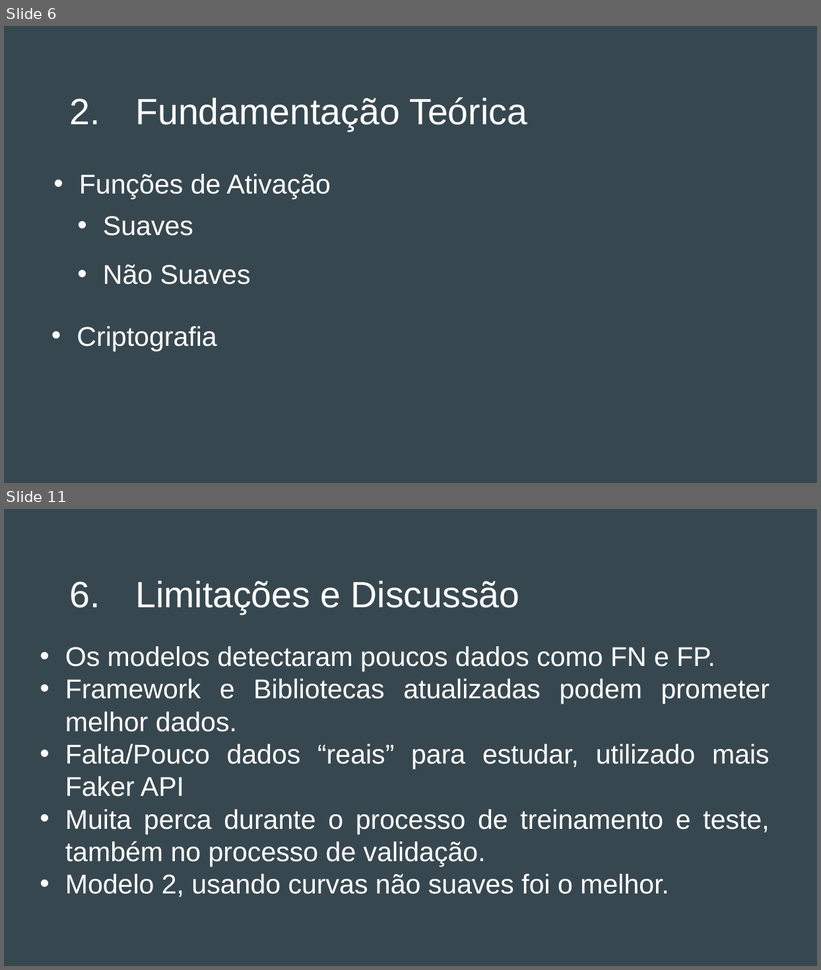
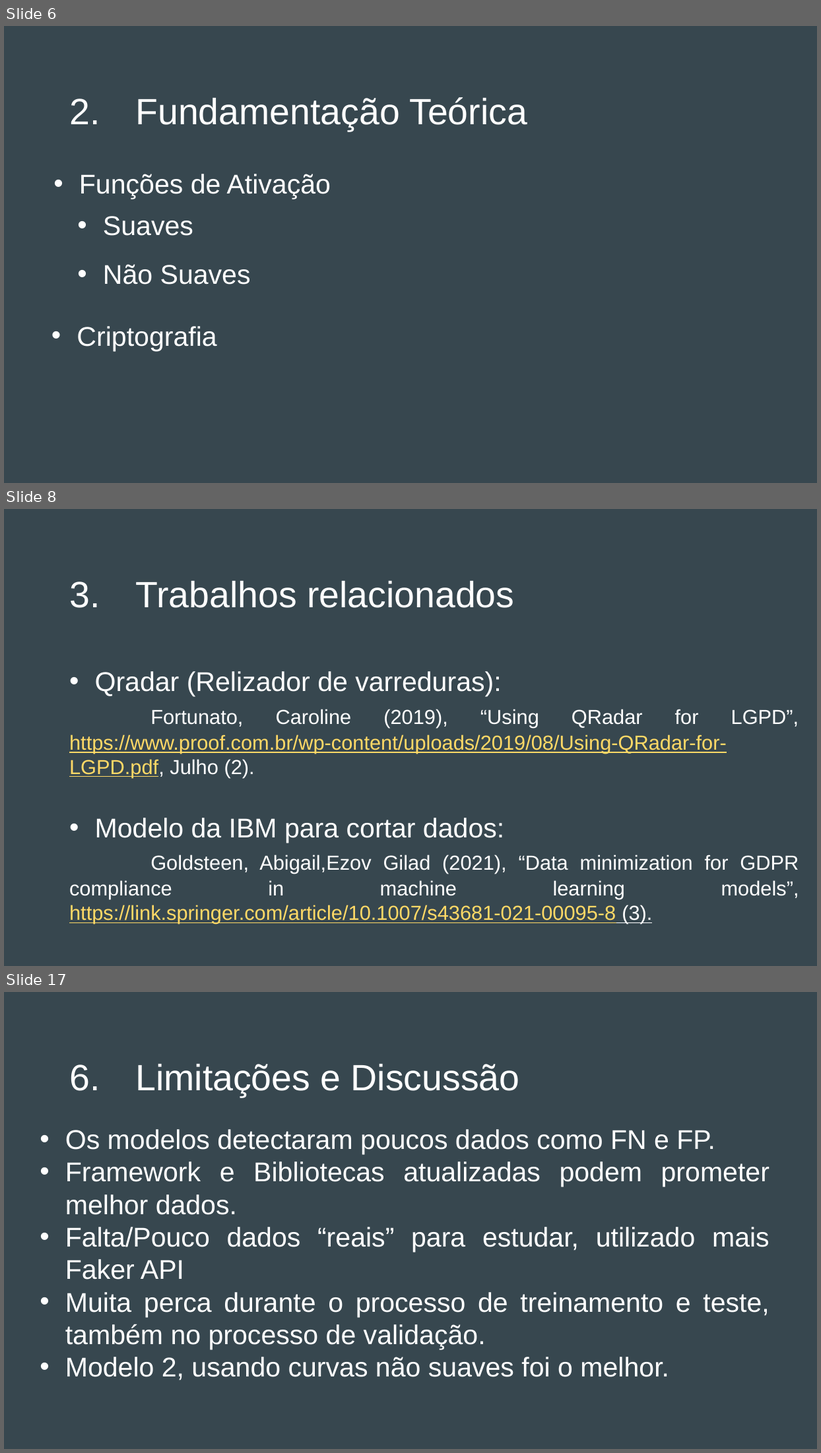
Before and after one commit to Dom-Juan/TCC-3, a slide deck: Apresentação do TCC 3 - Final.pptx. Shown one above the other, each under a label of ours: slides 6 and 11 before the commit, slides 6, 8 and 17 after it; the slides between them are not shown. The pictures are 821x970 and 821x1453 pixels, drawn with LibreOffice and Linux fonts; fonts in the diff are those of the drawing. Boxes give left, top, right and bottom in pixels: in the first picture for what was removed or moved away, otherwise in the second. Text is boxed around its words. In the diff, an @@ line names an element or a change of style, - is before the commit and + after.

```diff
--- a/Apresentação do TCC 3 - Final.pptx
+++ b/Apresentação do TCC 3 - Final.pptx
@@ slide 8 added at bbox=[4, 509, 817, 966], background #37474F @@
@@ title added at bbox=[135, 581, 514, 608], 32.4 pt, text #FFFFFF @@
+3. Trabalhos relacionados
@@ text added at bbox=[69, 671, 799, 924], 18 pt, text #FFFFFF @@
+• Qradar (Relizador de varreduras):
+    Fortunato, Caroline (2019), “Using QRadar for LGPD”, https://www.proof.com.br/wp-content/uploads/2019/08/Using-QRadar-for-LGPD.pdf, Julho (2).
+• Modelo da IBM para cortar dados:
+    Goldsteen, Abigail,Ezov Gilad (2021), “Data minimization for GDPR compliance in machine learning models”, https://link.springer.com/article/10.1007/s43681-021-00095-8 (3).
@@ what was slide 11 is now slide 17 @@
```
Also in this commit, not shown: 3 slides changed, 9 other slides added, 4 slides removed, 2 other files.
